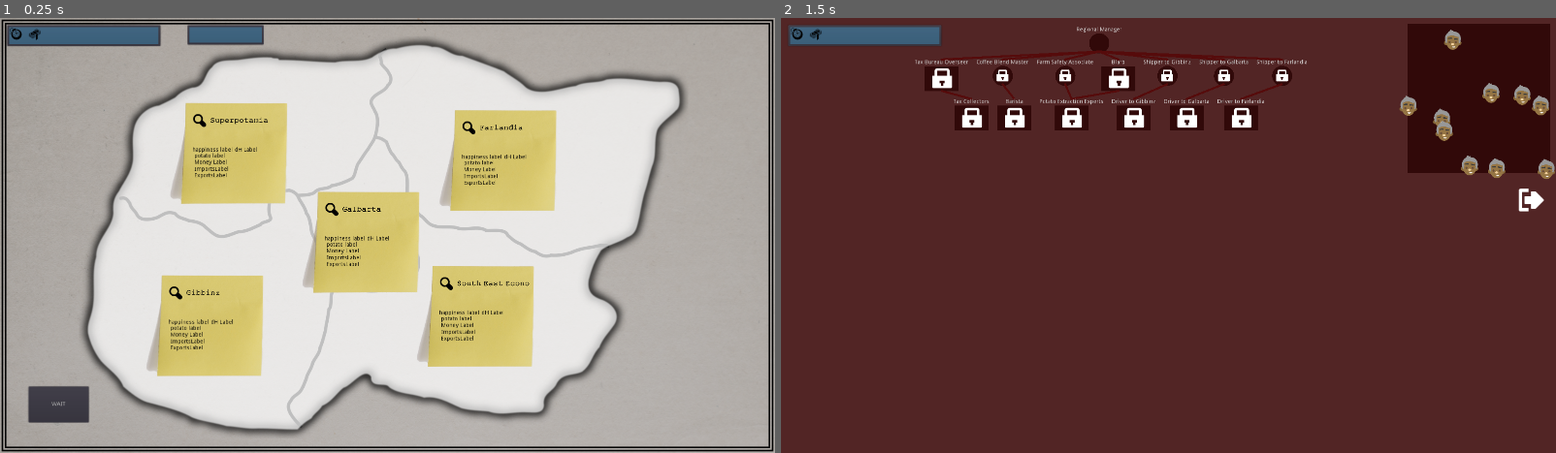
Above: before the commit, frames 1-2 (left to right).
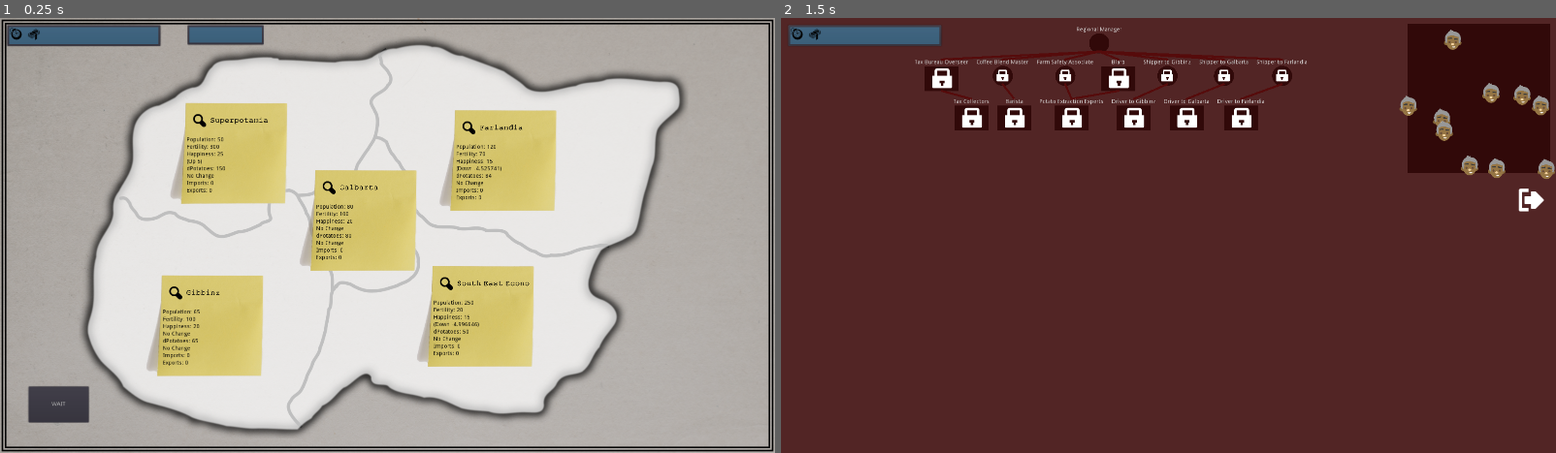
Above: after the commit, the same moments.

Repository: poohshoes/GMTK2020
Game: Godot game, scene res://World.tscn
Two runs of this game, one before a commit and one after it. Both use one fixed random seed, a clock stepped at 60 frames per second and the inputs below.
Inputs:
- Up to frame 1 (0.25 s): no input
- Up to frame 2 (1.5 s): click "Superpotamia" at 0.5 s; click "Gibbinz" at 1.25 s

The runs differ from the first frame. In frame 1, 3.1% of the frame differs, in the area x 3-68%, y 2-80%; in frame 2, less than 0.1%.

Commit message:
Updated the economy model. Added potato shipping arrows.

Diff:
--- /dev/null
+++ b/Arrow.gd
@@ -0,0 +1,19 @@
+extends Node2D
+
+
+# Declare member variables here. Examples:
+# var a = 2
+# var b = "text"
+
+var startRotation
+
+# Called when the node enters the scene tree for the first time.
+func _ready():
+	startRotation = rotation
+	$PotatoSprite.rotation = -rotation
+	#$PotatoSprite.scale = 0
+
+
+# Called every frame. 'delta' is the elapsed time since the previous frame.
+#func _process(delta):
+#	pass
--- /dev/null
+++ b/Arrow.tscn
@@ -0,0 +1,15 @@
+[gd_scene load_steps=4 format=2]
+
+[ext_resource path="res://images/potato.png" type="Texture" id=1]
+[ext_resource path="res://images/arrow.png" type="Texture" id=2]
+[ext_resource path="res://Arrow.gd" type="Script" id=3]
+
+[node name="Node2D" type="Node2D"]
+script = ExtResource( 3 )
+
+[node name="ArrowSprite" type="Sprite" parent="."]
+scale = Vector2( 1.3, 1 )
+texture = ExtResource( 2 )
+
+[node name="PotatoSprite" type="Sprite" parent="."]
+texture = ExtResource( 1 )
--- a/Scenes/Region.gd
+++ b/Scenes/Region.gd
@@ -20,6 +20,7 @@
 export var region_id = -1
 export var starting_population = 100
 export var starting_happiness = 20
+export var fertility = 1.0
 
 var happiness # Set initial happiness
 var dH # Per-tick change in happiness
@@ -61,6 +62,11 @@
 
 	# Update potato production
 	dS = population # Start with one potato produced per person
+	var farmerRate = min(1, numPotatoFarmers/20.0)
+	var farmerMultiplier = 1 - pow(1 - farmerRate , 3) # ease out cubic
+	dS *= 1 + (farmerMultiplier * 2)
+	dS *= fertility
+	dS = floor(dS)
 
 	# Some way to have workers improve potatoes
 	dS += imports - exports # Adjust by net flow
@@ -78,18 +84,20 @@
 
 	# Calculate happiness
 	dH = FEE_HAPPY_FACTOR * numTaxCollectors + POTATO_HAPPY_FACTOR * (dS / population - 1)
-
-
 	# Apply a normalization to make it harder to succeed
 	dH = L/(1+exp(-K * (X0 - dH)))
+	#Note(ian): I didn't know how to tweak the formula to get this out.
+	dH = (0.5 - dH) * 10
 
-	happiness = min(MAX_HAPPINESS, happiness + dH)
-	$RegionButton/HappinessLabel.set_happiness(round(happiness))
-	$RegionButton/HappinessChangeLabel.set_happiness_change(dH)
-	$RegionButton/PotatoesLabel.set_potatoes(dS)
-	$RegionButton/MoneyLabel.set_money_change(dM)
-	$RegionButton/ImportsLabel.set_imports(imports)
-	$RegionButton/ExportsLabel.set_exports(exports)
+	happiness = max(0, min(MAX_HAPPINESS, happiness + dH))
+	$RegionButton/LabelList/PopulationLabel.text = "Population: " + str(population)
+	$RegionButton/LabelList/FertilityLabel.text = "Fertility: " + str(int(fertility * 100))
+	$RegionButton/LabelList/HappinessLabel.set_happiness(round(happiness))
+	$RegionButton/LabelList/HappinessChangeLabel.set_happiness_change(dH)
+	$RegionButton/LabelList/PotatoesLabel.set_potatoes(dS)
+	$RegionButton/LabelList/MoneyLabel.set_money_change(dM)
+	$RegionButton/LabelList/ImportsLabel.set_imports(imports)
+	$RegionButton/LabelList/ExportsLabel.set_exports(exports)
 
 	# Reconcile with national treasury (surplus/deficit)
 	return dM
--- a/Scenes/RegionButton.tscn
+++ b/Scenes/RegionButton.tscn
@@ -34,11 +34,32 @@
 "_edit_use_anchors_": false
 }
 
-[node name="HappinessLabel" type="Label" parent="."]
-margin_left = 13.5075
-margin_top = 108.319
-margin_right = 113.507
-margin_bottom = 122.319
+[node name="LabelList" type="VBoxContainer" parent="."]
+anchor_top = 1.0
+anchor_bottom = 1.0
+margin_right = 100.0
+margin_bottom = 122.0
+__meta__ = {
+"_edit_use_anchors_": false
+}
+
+[node name="PopulationLabel" type="Label" parent="LabelList"]
+margin_right = 103.0
+margin_bottom = 14.0
+custom_colors/font_color = Color( 0, 0, 0, 1 )
+text = "population label"
+
+[node name="FertilityLabel" type="Label" parent="LabelList"]
+margin_top = 18.0
+margin_right = 103.0
+margin_bottom = 32.0
+custom_colors/font_color = Color( 0, 0, 0, 1 )
+text = "fertility label"
+
+[node name="HappinessLabel" type="Label" parent="LabelList"]
+margin_top = 36.0
+margin_right = 103.0
+margin_bottom = 50.0
 custom_colors/font_color = Color( 0, 0, 0, 1 )
 text = "happiness label"
 script = ExtResource( 3 )
@@ -46,11 +67,10 @@
 "_edit_use_anchors_": false
 }
 
-[node name="HappinessChangeLabel" type="Label" parent="."]
-margin_left = 119.347
-margin_top = 107.724
-margin_right = 219.347
-margin_bottom = 121.724
+[node name="HappinessChangeLabel" type="Label" parent="LabelList"]
+margin_top = 54.0
+margin_right = 103.0
+margin_bottom = 68.0
 custom_colors/font_color = Color( 0, 0, 0, 1 )
 text = "dH Label"
 script = ExtResource( 5 )
@@ -58,11 +78,10 @@
 "_edit_use_anchors_": false
 }
 
-[node name="PotatoesLabel" type="Label" parent="."]
-margin_left = 18.6497
-margin_top = 123.243
-margin_right = 94.6497
-margin_bottom = 137.243
+[node name="PotatoesLabel" type="Label" parent="LabelList"]
+margin_top = 72.0
+margin_right = 103.0
+margin_bottom = 86.0
 custom_colors/font_color = Color( 0, 0, 0, 1 )
 text = "potato label"
 script = ExtResource( 4 )
@@ -70,11 +89,10 @@
 "_edit_use_anchors_": false
 }
 
-[node name="MoneyLabel" type="Label" parent="."]
-margin_left = 18.6497
-margin_top = 139.0
-margin_right = 94.6497
-margin_bottom = 137.243
+[node name="MoneyLabel" type="Label" parent="LabelList"]
+margin_top = 90.0
+margin_right = 103.0
+margin_bottom = 104.0
 custom_colors/font_color = Color( 0, 0, 0, 1 )
 text = "Money Label"
 script = ExtResource( 6 )
@@ -82,11 +100,10 @@
 "_edit_use_anchors_": false
 }
 
-[node name="ImportsLabel" type="Label" parent="."]
-margin_left = 18.6497
-margin_top = 156.0
-margin_right = 94.6497
-margin_bottom = 137.243
+[node name="ImportsLabel" type="Label" parent="LabelList"]
+margin_top = 108.0
+margin_right = 103.0
+margin_bottom = 122.0
 custom_colors/font_color = Color( 0, 0, 0, 1 )
 text = "ImportsLabel"
 script = ExtResource( 7 )
@@ -94,11 +111,10 @@
 "_edit_use_anchors_": false
 }
 
-[node name="ExportsLabel" type="Label" parent="."]
-margin_left = 18.6497
-margin_top = 172.0
-margin_right = 94.6497
-margin_bottom = 137.243
+[node name="ExportsLabel" type="Label" parent="LabelList"]
+margin_top = 126.0
+margin_right = 103.0
+margin_bottom = 140.0
 custom_colors/font_color = Color( 0, 0, 0, 1 )
 text = "ExportsLabel"
 script = ExtResource( 8 )
--- a/World.gd
+++ b/World.gd
@@ -13,6 +13,9 @@
 		setup_region_jobs(region)
 
 	self.move_child($ResourcesPanel, get_child_count())
+
+	tick()
+
 
 func tick():
 	# Start with a bunch of regional stuff (see region code)
@@ -32,6 +35,15 @@
 				exportsByRegion[regionJobIndex] += numDrivers * potatoesPerDriver
 				importsByRegion[driverIndex] += numDrivers * potatoesPerDriver
 
+	update_arrow(0, 1, $ArrowAB)
+	update_arrow(0, 2, $ArrowAC)
+	update_arrow(0, 4, $ArrowAE)
+	update_arrow(1, 3, $ArrowBD)
+	update_arrow(1, 2, $ArrowBC)
+	update_arrow(2, 3, $ArrowCD)
+	update_arrow(2, 4, $ArrowCE)
+	update_arrow(3, 4, $ArrowDE)
+
 	# Check game state
 	# Introduce events for next action(s)
 
@@ -46,6 +58,24 @@
 	$ResourcesPanel/MarginContainer/HBoxContainer/TurnLabel.set_tick(action)
 	check_events()
 
+
+func update_arrow(myRegion, otherRegion, arrow):
+	var exportDrivers = regionJobs[myRegion].potatoDrivers[otherRegion].get_num_workers()
+	var importDrivers = regionJobs[otherRegion].potatoDrivers[myRegion].get_num_workers()
+	var diff = exportDrivers - importDrivers
+	if diff == 0:
+		arrow.hide()
+	else:
+		arrow.show()
+		arrow.show()
+		if diff > 0:
+			arrow.rotation = arrow.startRotation
+		else:
+			arrow.rotation = arrow.startRotation + PI
+		var potatoSprite = arrow.get_node("PotatoSprite")
+		potatoSprite.rotation = -arrow.rotation + (PI / 4.0)
+		var potatoScale = (abs(diff) + 1) / 5.0
+		potatoSprite.scale = Vector2(potatoScale, potatoScale)
 
 func setup_region_jobs(region):
 	var regionJobsTemplate = load("res://RegionJobs.tscn")
--- a/World.tscn
+++ b/World.tscn
@@ -11,6 +11,7 @@
 [ext_resource path="res://Font/10CentSoviet32.tres" type="DynamicFontData" id=9]
 [ext_resource path="res://WelcomePanel.gd" type="Script" id=10]
 [ext_resource path="res://MessageLabel.gd" type="Script" id=11]
+[ext_resource path="res://Arrow.tscn" type="PackedScene" id=12]
 
 [sub_resource type="DynamicFont" id=1]
 size = 32
@@ -152,26 +153,34 @@
 position = Vector2( 570.686, 320.528 )
 region_name = "Superpotamia"
 region_id = 0
+starting_population = 50
+fertility = 3.0
 
 [node name="RegionB" parent="Regions" instance=ExtResource( 4 )]
 position = Vector2( 511.457, 748.472 )
 region_name = "Gibbinz"
 region_id = 1
+starting_population = 65
 
 [node name="RegionC" parent="Regions" instance=ExtResource( 4 )]
-position = Vector2( 898.211, 541.035 )
+position = Vector2( 891.484, 487.218 )
 region_name = "Galbarta"
 region_id = 2
+starting_population = 80
 
 [node name="RegionD" parent="Regions" instance=ExtResource( 4 )]
 position = Vector2( 1182.03, 725.381 )
 region_name = "South East Economic Region"
 region_id = 3
+starting_population = 250
+fertility = 0.2
 
 [node name="RegionE" parent="Regions" instance=ExtResource( 4 )]
 position = Vector2( 1237.8, 338.496 )
 region_name = "Farlandia"
 region_id = 4
+starting_population = 120
+fertility = 0.7
 
 [node name="EndTurnButton" type="Button" parent="."]
 margin_left = 70.628
@@ -242,4 +251,35 @@
 margin_bottom = 44.0
 custom_fonts/font = SubResource( 6 )
 text = "OK"
+
+[node name="ArrowAB" parent="." instance=ExtResource( 12 )]
+position = Vector2( 541.084, 539.402 )
+rotation = 2.15723
+
+[node name="ArrowAE" parent="." instance=ExtResource( 12 )]
+position = Vector2( 934.623, 223.225 )
+rotation = 0.253073
+
+[node name="ArrowAC" parent="." instance=ExtResource( 12 )]
+position = Vector2( 874.078, 312.311 )
+rotation = 0.925025
+
+[node name="ArrowBD" parent="." instance=ExtResource( 12 )]
+position = Vector2( 800.08, 788.761 )
+rotation = 0.389208
+
+[node name="ArrowBC" parent="." instance=ExtResource( 12 )]
+position = Vector2( 702.536, 511.265 )
+rotation = -0.253073
+
+[node name="ArrowCD" parent="." instance=ExtResource( 12 )]
+position = Vector2( 971.622, 686.172 )
+rotation = 0.888373
+
+[node name="ArrowCE" parent="." instance=ExtResource( 12 )]
+position = Vector2( 1013.67, 329.631 )
+
+[node name="ArrowDE" parent="." instance=ExtResource( 12 )]
+position = Vector2( 1222.66, 544.901 )
+rotation = -0.507891
 [connection signal="pressed" from="WelcomePanel/VBoxContainer/HBoxContainer/CloseIntroButton" to="WelcomePanel" method="_on_CloseIntroButton_pressed"]
Not shown: 1 places in World.tscn that only renumber resources
Binary file added: images/arrow.png
Not shown, added: images/arrow.png.import
Binary file added: images/potato.png
Not shown, added: images/potato.png.import
